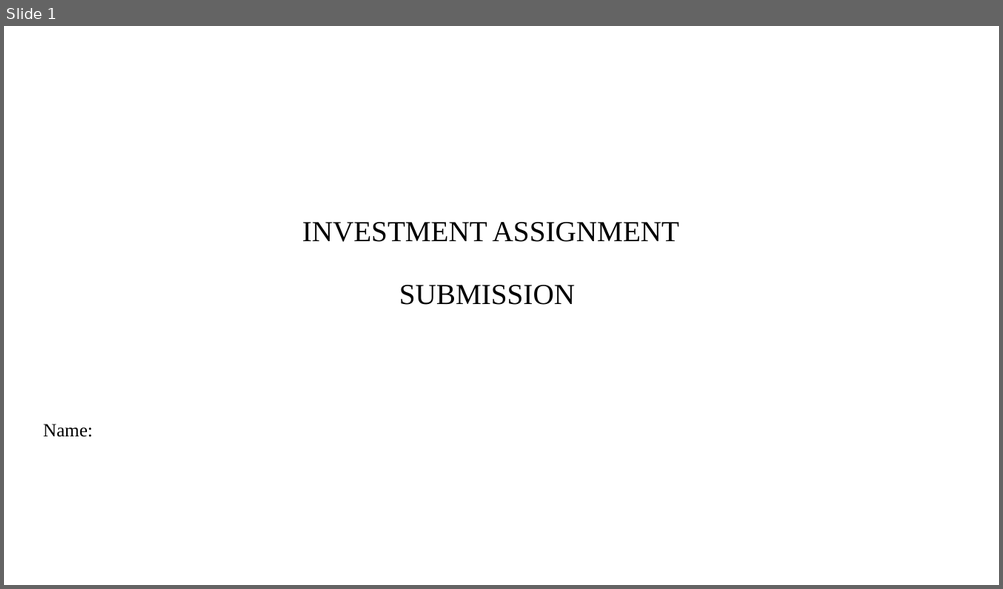
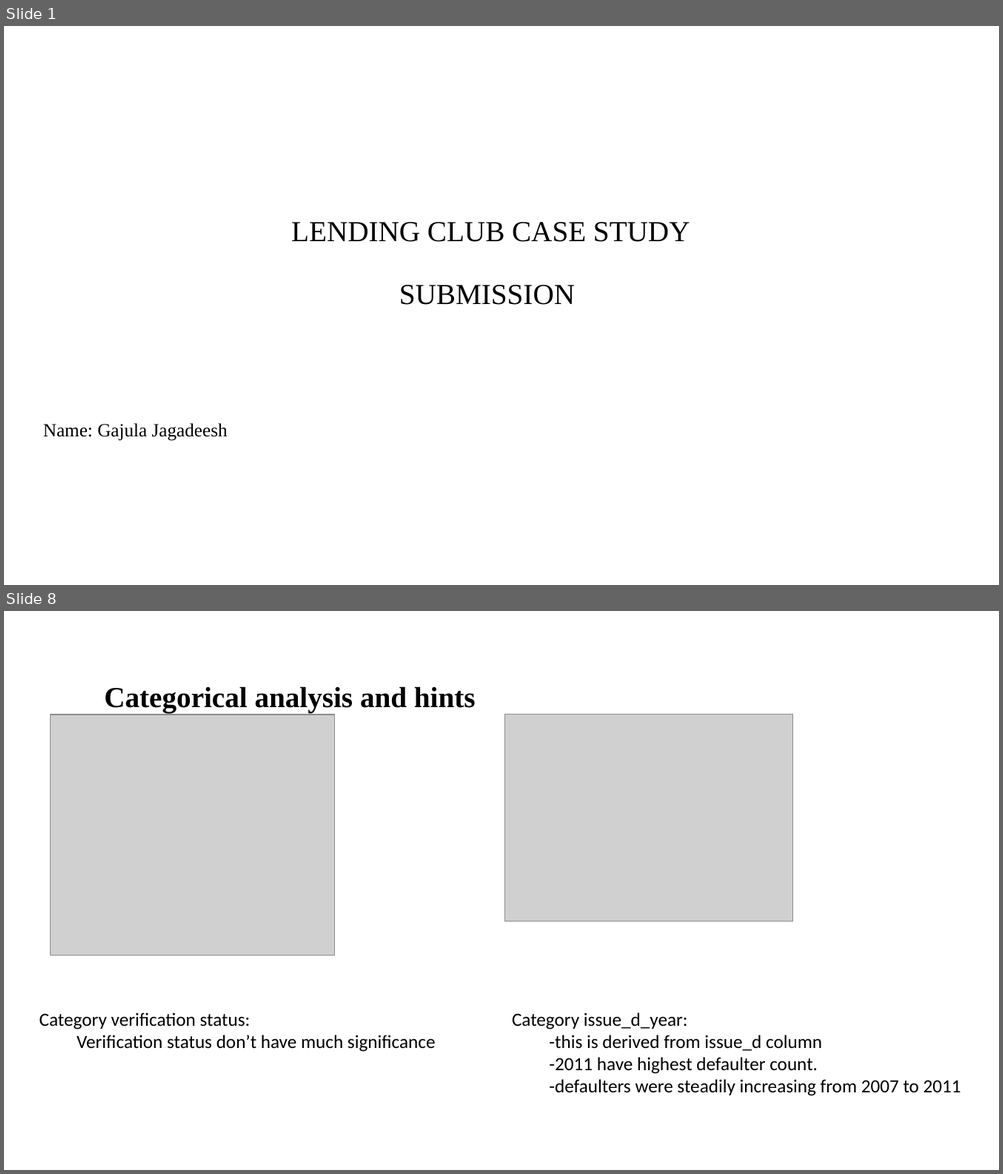
Before and after one commit to jagadeesh-gajula/Lending-club-case-study, a slide deck: INVEST.pptx. Shown one above the other, each under a label of ours: slide 1 before the commit, slides 1 and 8 after it; the slides between them are not shown. The pictures are 1003x589 and 1003x1174 pixels, drawn with LibreOffice and Linux fonts; fonts in the diff are those of the drawing; grey boxes stand for pictures; background and template pictures are left out. Boxes give left, top, right and bottom in pixels: in the first picture for what was removed or moved away, otherwise in the second. Text is boxed around its words. In the diff, an @@ line names an element or a change of style, - is before the commit and + after.

Commit message:
before submission2

```diff
--- a/INVEST.pptx
+++ b/INVEST.pptx
@@ slide 8 added at box(4, 611, 999, 1170), background #FFFFFF @@
@@ title added at box(104, 686, 475, 713), 28 pt, text #000000, bold @@
+Categorical analysis and hints
@@ picture added at box(51, 715, 335, 956) @@
@@ picture added at box(505, 715, 793, 921) @@
@@ text added at box(40, 1013, 435, 1052), 18 pt, text #000000 @@
+Category verification status:
+Verification status don’t have much significance
@@ text added at box(512, 1013, 961, 1096), 18 pt, text #000000 @@
+Category issue_d_year:
+-this is derived from issue_d column
+-2011 have highest defaulter count.
+-defaulters were steadily increasing from 2007 to 2011
@@ slide 1 changed as well @@
@@ title at box(291, 222, 690, 305): text changed @@
-INVESTMENT ASSIGNMENT
-SUBMISSION
+LENDING CLUB CASE STUDY
+SUBMISSION
@@ subtitle at box(43, 423, 227, 441): text changed @@
-Name:
+Name: Gajula Jagadeesh
```
Also in this commit, not shown: 13 other slides added, 9 slides removed, 1 other file.
